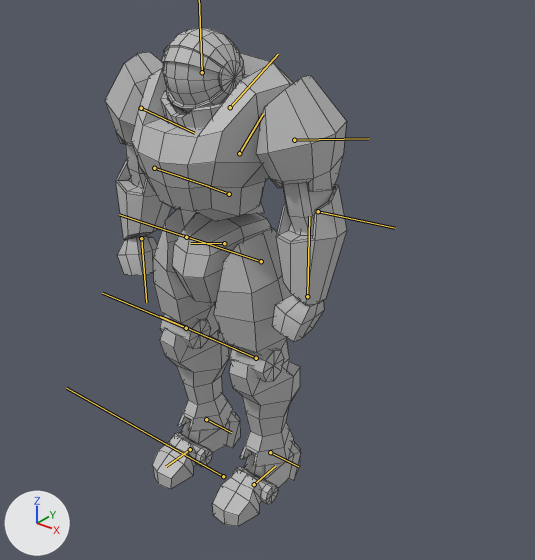
Two versions of the FBX model Content/scenes/monsters/marine/marine.fbx, one commit apart.
One viewpoint serves both versions: a camera (50 mm lens) standing at (0.55, -0.592, 0.693) and looking at (0.046, 0.039, 0.301). Lighting does not change. The marker at lower left points along +X, +Y and +Z. Both versions are drawn at the pose saved in each file; the numbers are the values there. The bones that bend it are drawn over the model as lines. Mesh edges are drawn as thin lines.

Names of what the first picture shows: 'marine'.
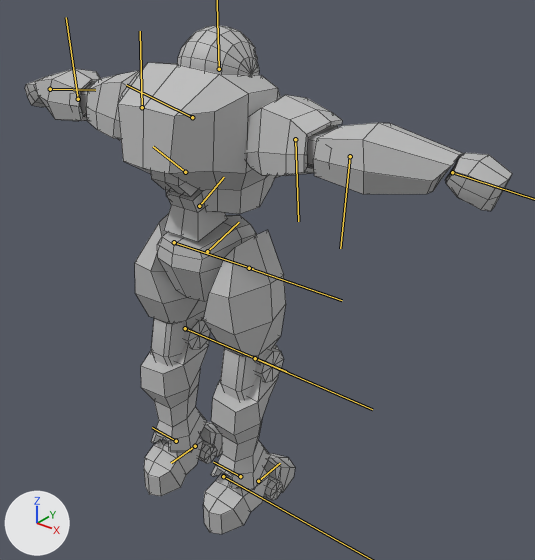
Where the change shows, as pixel boxes (x1, y1, x2, y2) in the pictures (535 x 560 px):
'marine', posed (101% wider)
    before: (105, 28, 347, 526)
    after: (25, 25, 512, 534)
bone 'L_shoulder', root to tip
    before: (294, 140) to (368, 138)
    after: (142, 107) to (140, 31)
bone 'R_shoulder', root to tip
    before: (141, 108) to (194, 133)
    after: (295, 139) to (298, 221)

The change in detail:
Bone 'base' (bone_base) turns from (0, 0, 0) to (-180, 0, 0) degrees about its own x, y and z.
Bone 'L_shoulder' (bone_l_shoulder) turns from (0, 0, 0) to (0, 0, 84) degrees about its own x, y and z.
Bone 'R_shoulder' (bone_r_shoulder) turns from (0, 0, 0) to (0, 0, 84) degrees about its own x, y and z.
